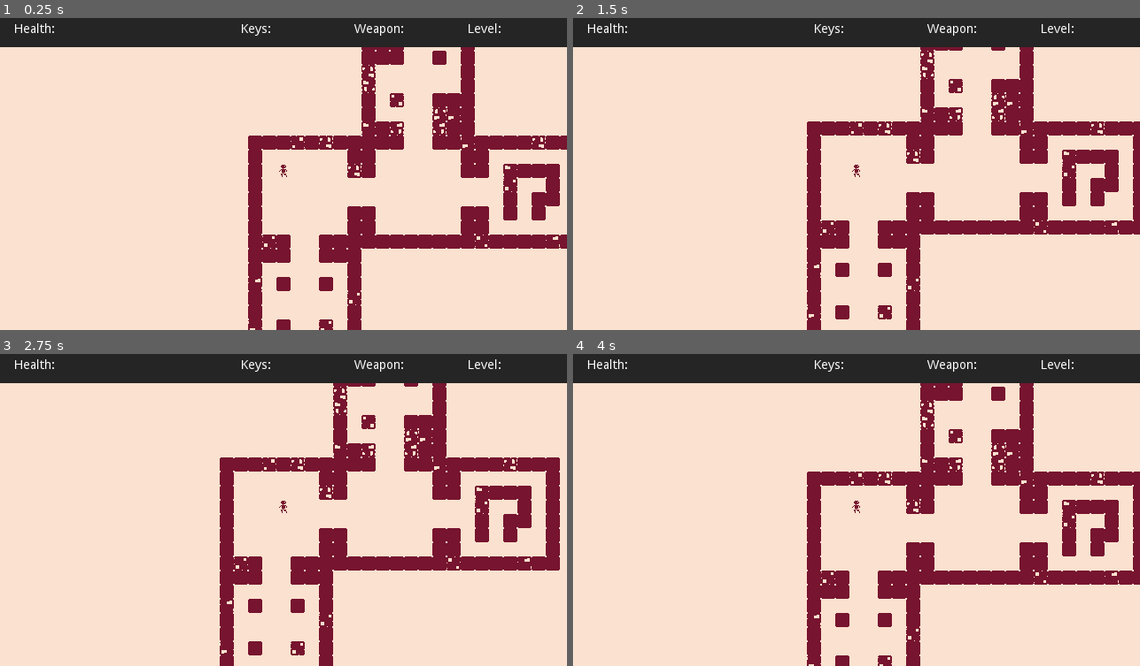
Above: before the commit, frames 1-4 (two rows, left to right).
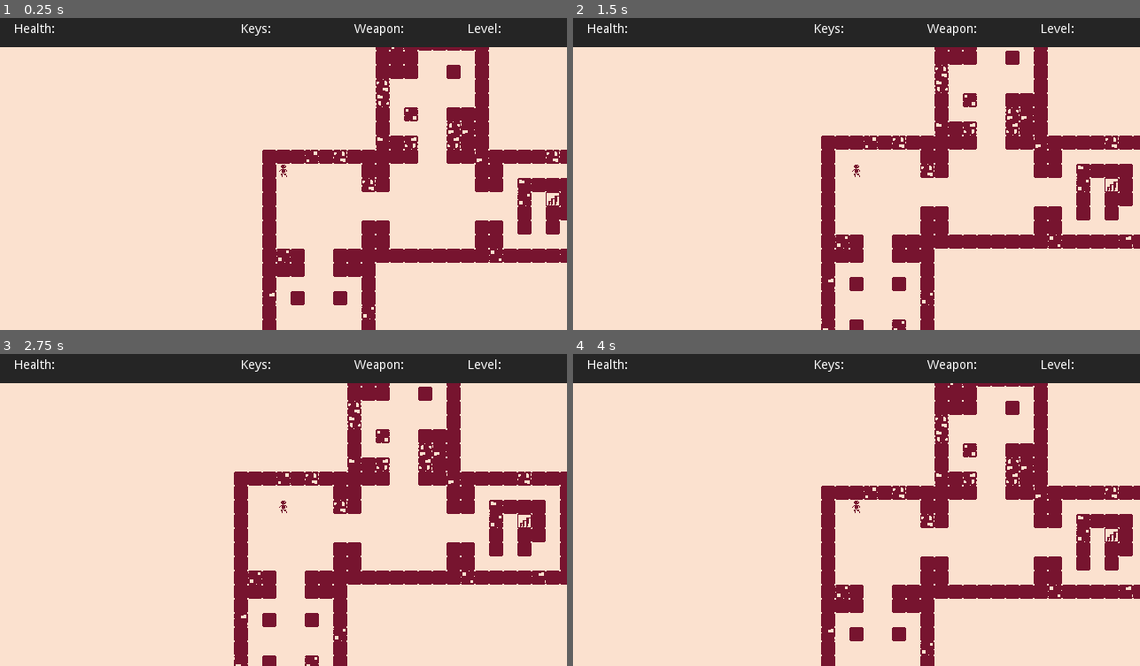
Above: after the commit, the same moments.

Repository: caudilci/NomadicRoguelike
Game: Godot game, scene res://Game.tscn
Two runs of this game, one before a commit and one after it. Both use one fixed random seed, a clock stepped at 60 frames per second and the inputs below.
Inputs:
- Up to frame 1 (0.25 s): no input
- Up to frame 2 (1.5 s): tap Enter at 0.5 s; hold D (Right) 0.53-1.28 s; tap Space at 1.25 s; hold S (Down) from 1.28 s (still down)
- Up to frame 3 (2.75 s): tap Enter at 2 s; release S (Down) at 2.03 s; hold D (Right) from 2.03 s (still down)
- Up to frame 4 (4 s): tap Space at 2.75 s; release D (Right) at 2.78 s; hold W (Up) 2.78-3.53 s; tap Enter at 3.5 s; hold A (Left) from 3.53 s (still down)

The runs differ from the first frame. In frame 1, 19% of the frame differs, in the area x 43-100%, y 9-100%; in frame 2, 19%; in frame 3, 20%, in the area x 38-100%, y 9-100%; in frame 4, 19%.

Commit message:
updated rooms and added exit to map

Diff:
--- a/Game.tscn
+++ b/Game.tscn
@@ -7,6 +7,8 @@
 [ext_resource path="res://Art/wall01.png" type="Texture" id=5]
 [ext_resource path="res://Game.gd" type="Script" id=6]
 [ext_resource path="res://WorldGenerator.gd" type="Script" id=7]
+[ext_resource path="res://Player.gd" type="Script" id=8]
+[ext_resource path="res://Objects/Exit.tscn" type="PackedScene" id=9]
 
 [sub_resource type="TileSet" id=1]
 0/name = "wall01.png 0"
@@ -79,6 +81,7 @@
 position = Vector2( 144, 80 )
 texture = ExtResource( 3 )
 centered = false
+script = ExtResource( 8 )
 
 [node name="Camera2D" type="Camera2D" parent="Player"]
 position = Vector2( 8, 8 )
@@ -90,6 +93,8 @@
 
 [node name="WorldGenerator" type="Node2D" parent="."]
 script = ExtResource( 7 )
+
+[node name="Exit" parent="." instance=ExtResource( 9 )]
 
 [node name="CanvasLayer" type="CanvasLayer" parent="."]
 offset = Vector2( 8, 12 )
--- a/Objects/Exit.tscn
+++ b/Objects/Exit.tscn
@@ -3,6 +3,7 @@
 [ext_resource path="res://Art/exit.png" type="Texture" id=1]
 
 [node name="Exit" type="Node2D"]
+position = Vector2( 8, 8 )
 
 [node name="Sprite" type="Sprite" parent="."]
 texture = ExtResource( 1 )
--- a/WorldGenerator.gd
+++ b/WorldGenerator.gd
@@ -17,10 +17,10 @@
 
 onready var roomsTextureData = preload("res://Art/rooms.png").get_data()
 
-#var key = preload("res://objects/Key.tscn")
-#var door = preload("res://objects/Door.tscn")
-#var enemy = preload("res://objects/Enemy.tscn")
-#var potion = preload("res://objects/Potion.tscn")
+var key = preload("res://objects/Key.tscn")
+var door = preload("res://objects/Door.tscn")
+var enemy = preload("res://objects/Enemy.tscn")
+var potion = preload("res://objects/Potion.tscn")
 
 const START_ROOM_COUNT = 3 # not including starting room and exit room
 const ROOM_COUNT_INCREASE_PER_LEVEL = 2
@@ -61,13 +61,12 @@
 
 	var roomData = generateRoomData()
 	var spawnLocations = generateRooms(roomData)
-	#var worldData = generateWorldObjects(spawnLocations)
+	var worldData = generateWorldObjects(spawnLocations)
 	#world_data["astar"] = astar
 	#world_data["astar_points_cache"] = astar_points_cache
 	#account for unwinnable worlds
 	#if worldData.keys.size() < KEY_COUNT:
 	#	worldData = generateWorld(level, treasure_ind)
-	player.global_position = map_coord_to_world_pos(Vector2.ONE)
 	return
 
 
@@ -195,6 +194,14 @@
 	generate_astar_grid(walkable_floor_tiles)
 	return spawnLocations
 
+func generateWorldObjects(spawnLocations):
+	player.global_position = map_coord_to_world_pos(Vector2.ONE)
+	var exitWorldCoords = map_coord_to_world_pos(spawnLocations.exitCoords)
+	exitWorldCoords.x += 8
+	exitWorldCoords.y += 8
+	exit.global_position = exitWorldCoords
+	return
+
 func generate_astar_grid(walkable_floor_tiles):
 	astar_points_cache = {}
 	for tile_coord in walkable_floor_tiles.values():
@@ -218,4 +225,4 @@
 	return wall_type
 
 func map_coord_to_world_pos(coord):
-	return tilemap.map_to_world(Vector2(coord[0], coord[1])) + Vector2(CELL_SIZE, CELL_SIZE)
+	return tilemap.map_to_world(Vector2(coord[0], coord[1]))
Binary file changed: Art/rooms.png
Not shown: 1 places in Game.tscn that only renumber resources
